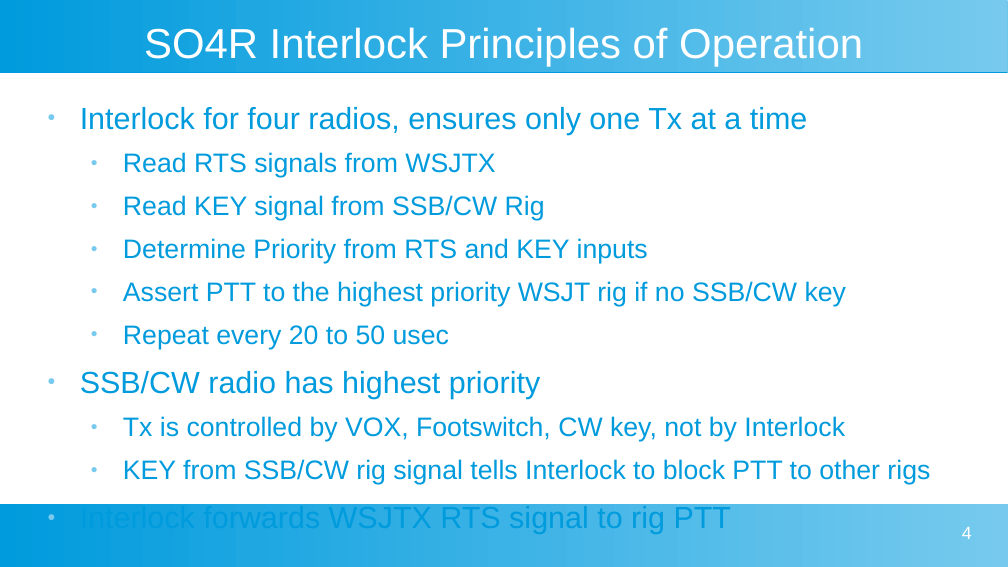
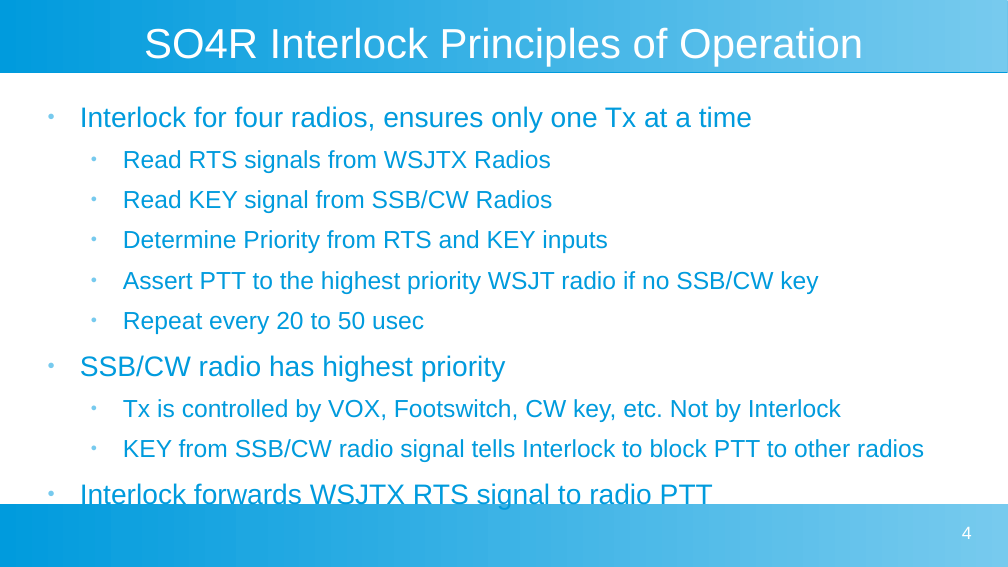
Before and after one commit to wa1hco/SO4R_Interlock, a slide deck: slide 4 of SO4R_Interlock.odp. Drawn at 1008x567 pixels with LibreOffice and Linux fonts; fonts in the diff are those of the drawing. Boxes give left, top, right and bottom in pixels: in the first picture for what was removed or moved away, otherwise in the second. Text is boxed around its words. In the diff, an @@ line names an element or a change of style, - is before the commit and + after.

```diff
--- a/SO4R_Interlock.odp
+++ b/SO4R_Interlock.odp
@@ text at [80, 106, 752, 381]: size 24 to 22.2 pt in "Interlock for four radios, ensures only one ...", "SSB/CW radio has highest priority"; size 21 to 19.4 pt in "Determine Priority from RTS and KEY inputs", "Repeat every 20 to 50 usec" @@
@@ text at [123, 150, 553, 213]: text changed; size 21 to 19.4 pt @@
-  ● Read RTS signals from WSJTX
-  ● Read KEY signal from SSB/CW Rig
+  ● Read RTS signals from WSJTX Radios
+  ● Read KEY signal from SSB/CW Radios
@@ text at [123, 271, 818, 294]: text changed; size 21 to 19.4 pt @@
-  ● Assert PTT to the highest priority WSJT rig if no SSB/CW key
+  ● Assert PTT to the highest priority WSJT radio if no SSB/CW key
@@ text at [123, 399, 924, 462]: text changed; size 21 to 19.4 pt @@
-  ● Tx is controlled by VOX, Footswitch, CW key, not by Interlock
-  ● KEY from SSB/CW rig signal tells Interlock to block PTT to other rigs
-● Interlock forwards WSJTX RTS signal to rig PTT
+  ● Tx is controlled by VOX, Footswitch, CW key, etc. Not by Interlock
+  ● KEY from SSB/CW radio signal tells Interlock to block PTT to other radios
+● Interlock forwards WSJTX RTS signal to radio PTT
```
Also in this commit, not shown: 7 other slides changed, 1 slide added, 1 slide removed, 2 other files.
